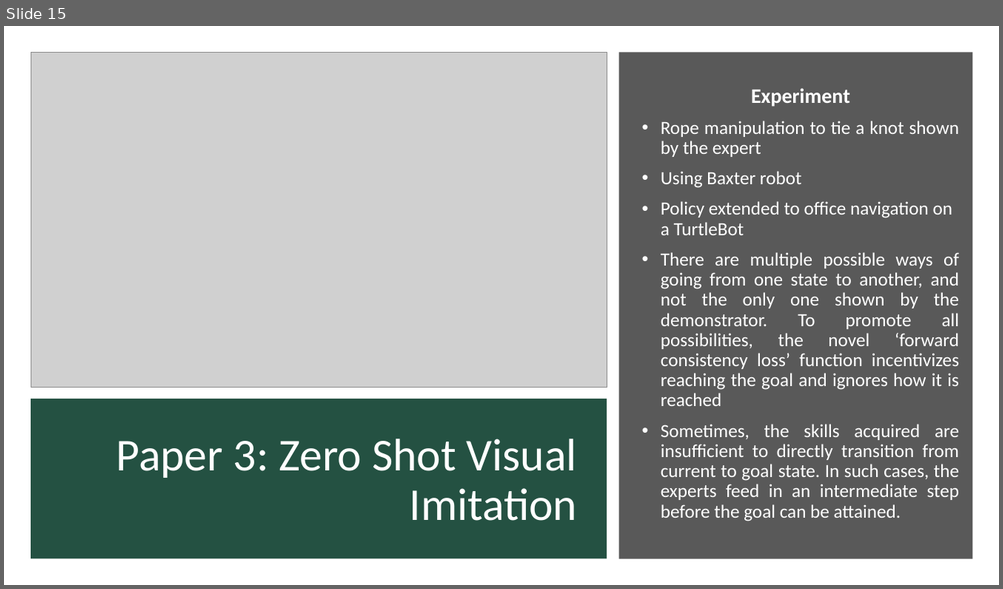
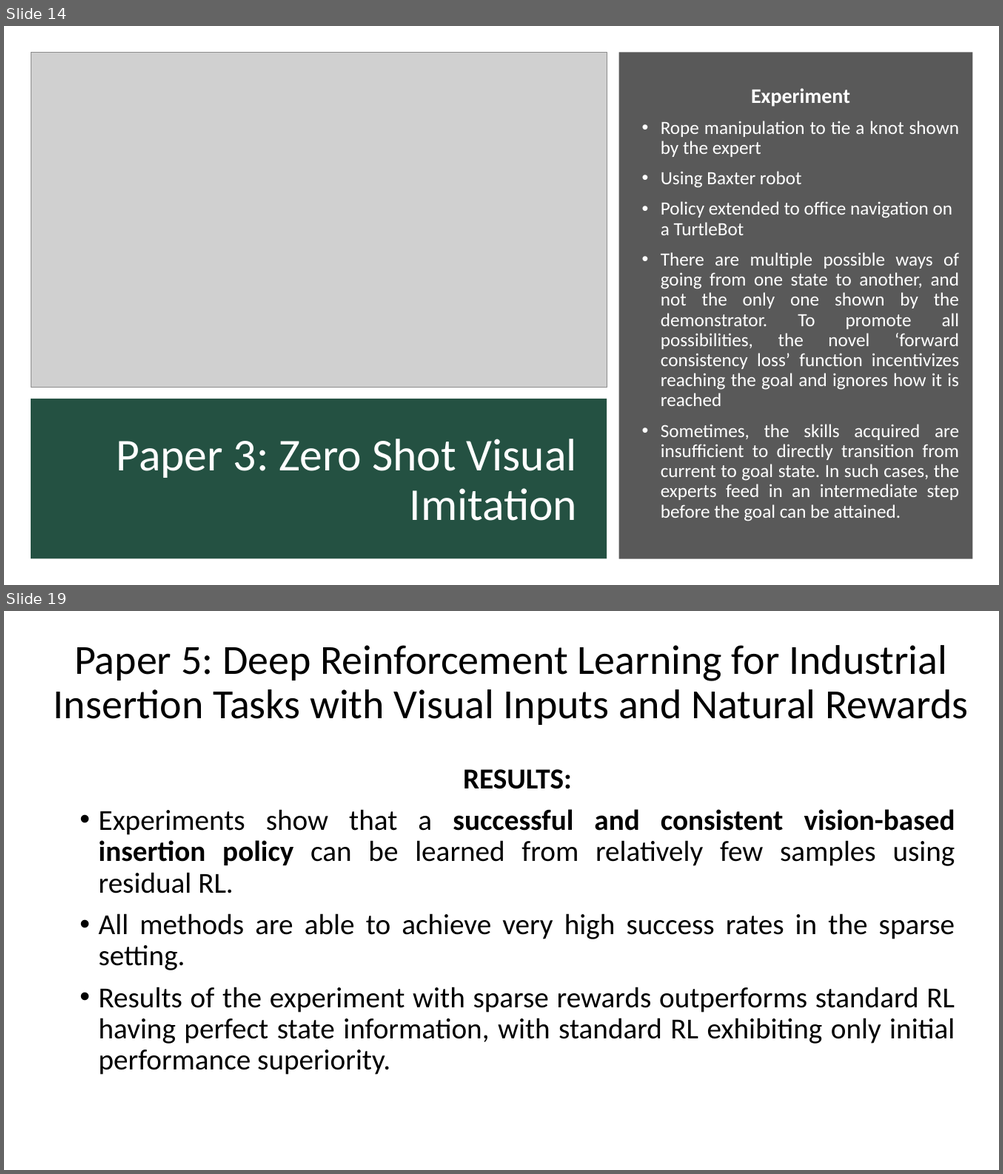
Before and after one commit to kaushikbalasundar/CPDM_DoBot, a slide deck: PPT1_Proposal.pptx. Shown one above the other, each under a label of ours: slide 15 before the commit, slides 14 and 19 after it; the slides between them are not shown. The pictures are 1003x589 and 1003x1174 pixels, drawn with LibreOffice and Linux fonts; fonts in the diff are those of the drawing; grey boxes stand for pictures. Boxes give left, top, right and bottom in pixels: in the first picture for what was removed or moved away, otherwise in the second. Text is boxed around its words. In the diff, an @@ line names an element or a change of style, - is before the commit and + after.

```diff
--- a/PPT1_Proposal.pptx
+++ b/PPT1_Proposal.pptx
@@ slide 19 added at (x1=4, y1=611, x2=999, y2=1170), background #FFFFFF @@
@@ text added at (x1=54, y1=645, x2=967, y2=725), 40 pt, text #000000 @@
+Paper 5: Deep Reinforcement Learning for Industrial Insertion Tasks with Visual Inputs and Natural Rewards
@@ text added at (x1=99, y1=769, x2=955, y2=1075), 28 pt, text #000000 @@
+RESULTS:
+• Experiments show that a successful and consistent vision-based insertion policy can be learned from relatively few samples using residual RL.
+• All methods are able to achieve very high success rates in the sparse setting.
+• Results of the experiment with sparse rewards outperforms standard RL having perfect state information, with standard RL exhibiting only initial performance superiority.
@@ what was slide 15 is now slide 14 @@
```
Also in this commit, not shown: 5 slides changed, 4 other slides added, 4 slides removed, 2 other files.
